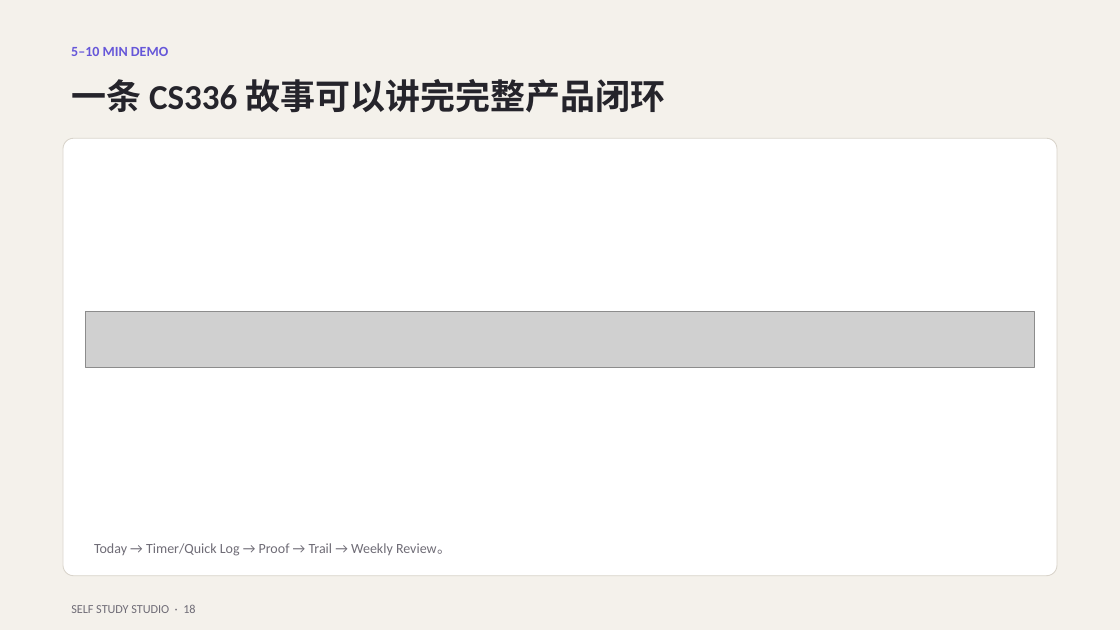
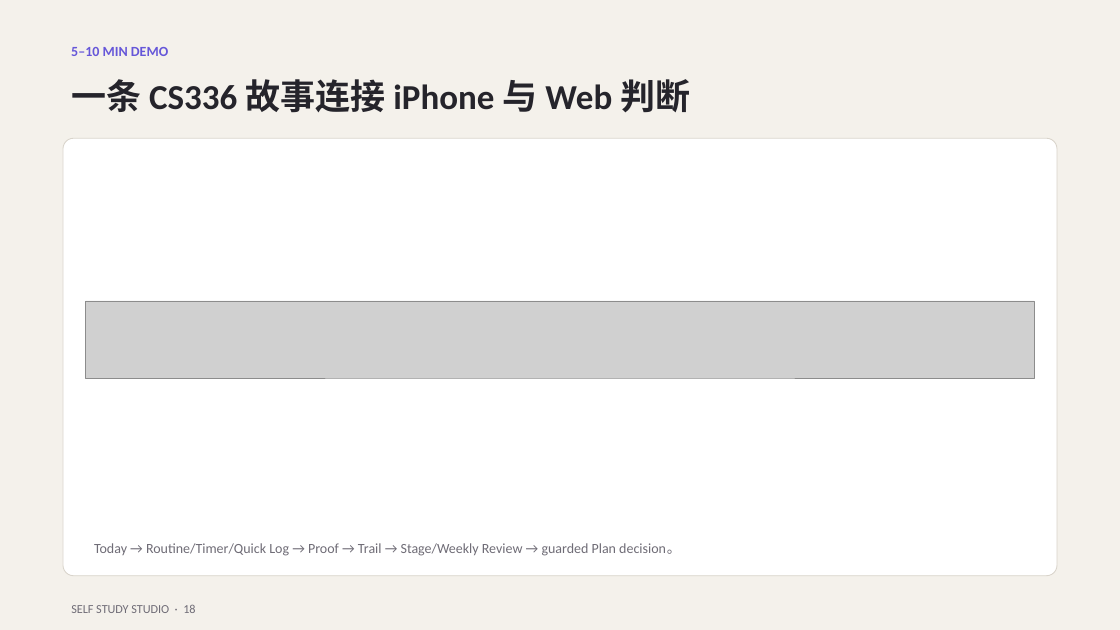
Before and after one commit to Panhe-C/self-study-studio, a slide deck: slide 18 of docs/product-guide/self-study-studio-product-deck.pptx. Drawn at 1120x630 pixels with LibreOffice and Linux fonts; fonts in the diff are those of the drawing; grey boxes stand for pictures. Boxes give left, top, right and bottom in pixels: in the first picture for what was removed or moved away, otherwise in the second. Text is boxed around its words. In the diff, an @@ line names an element or a change of style, - is before the commit and + after.

```diff
--- a/docs/product-guide/self-study-studio-product-deck.pptx
+++ b/docs/product-guide/self-study-studio-product-deck.pptx
@@ text at box(71, 79, 690, 113): text changed @@
-一条 CS336 故事可以讲完完整产品闭环
+一条 CS336 故事连接 iPhone 与 Web 判断
@@ picture: place and size @@
-picture at box(86, 312, 1034, 368)
+picture at box(86, 301, 1034, 378)
@@ text at box(94, 543, 681, 556): text changed @@
-Today → Timer/Quick Log → Proof → Trail → Weekly Review。
+Today → Routine/Timer/Quick Log → Proof → Trail → Stage/Weekly Review → guarded Plan decision。
```
Also in this commit, not shown: 11 other slides changed, 1 slide added, 1 slide removed, 40 other files.
